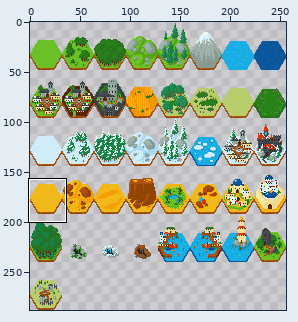
Edited in one commit: sprite sheet (fantasyhextiles_v3_borderless.png). The first picture is a wide view before the edit; the outline marks the close-up.
Close-up. Before:
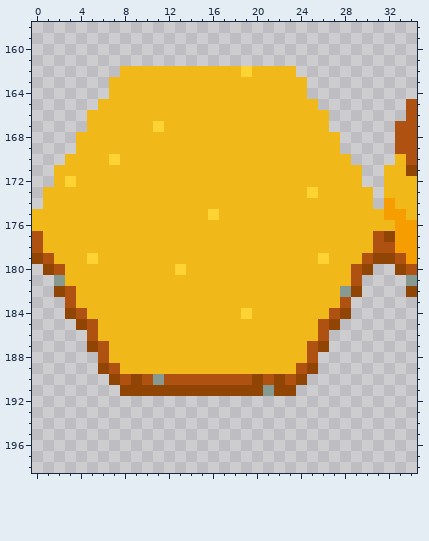
The file is 256x288 pixels. Shown: x 0..34, y 158..198.
New version:
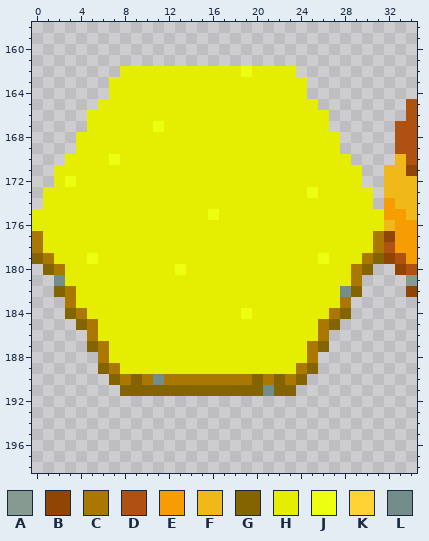
Palette (. is transparent): A #879a92  B #914504  C #aa7800  D #af5211  E #f69d02  F #f1b81a  G #846400  H #e5ed00  J #ecff10  K #ffd333  L #738e8a
The commit says: Adds all base tiles
The edit:
Colour D becomes colour C in rows 177 to 178 at x 0 and 31; in row 179 at x 1 and 30; in row 180 at x 2 and 29; in row 181 at x 29; in row 182 at x 3; in row 183 at x 3 and 28.
Colour D becomes colour C in row 184 at x 4 and 27; in rows 185 to 186 at x 5 and 26; in rows 187 to 188 at x 6 and 25; in row 189 at x 7 and 24; in row 190 at x 8, 10, 12 to 19, 21 and 23.
Colour B becomes colour G in row 179 at x 0 and 31; in row 180 at x 1 and 30; in row 182 at x 2 and 29; in row 184 at x 3 and 28; in row 185 at x 4 and 27; in row 187 at x 5 and 26.
Colour B becomes colour G in row 189 at x 6 and 25; in row 190 at x 7, 9, 20, 22 and 24; in row 191 at x 8 to 20 and 22 to 23.
Colour F becomes colour H in row 162 at x 8 to 18 and 20 to 23; in rows 163 to 164 at x 7 to 24; in row 165 at x 6 to 25; in row 166 at x 5 to 26; in row 167 at x 5 to 10 and 12 to 26; in rows 168 to 169 at x 4 to 27.
Colour F becomes colour H in row 170 at x 3 to 6 and 8 to 28; in row 171 at x 2 to 29; in row 172 at x 2 and 4 to 29; in row 173 at x 1 to 24 and 26 to 30; in row 174 at x 1 to 30; in row 175 at x 0 to 15 and 17 to 31.
Colour F becomes colour H in row 176 at x 0 to 31; in rows 177 to 178 at x 1 to 30; in row 179 at x 2 to 4, 6 to 25 and 27 to 29; in row 180 at x 3 to 12 and 14 to 28; in row 181 at x 3 to 28; in rows 182 to 183 at x 4 to 27.
Colour F becomes colour H in row 184 at x 5 to 18 and 20 to 26; in rows 185 to 186 at x 6 to 25; in rows 187 to 188 at x 7 to 24; in row 189 at x 8 to 23.
Colour K becomes colour J in row 162 at x 19; in row 167 at x 11; in row 170 at x 7; in row 172 at x 3; in row 173 at x 25; in row 175 at x 16.
Colour K becomes colour J in row 179 at x 5 and 26; in row 180 at x 13; in row 184 at x 19.
Colour A becomes colour L in row 181 at x 2; in row 182 at x 28; in row 190 at x 11; in row 191 at x 21.
